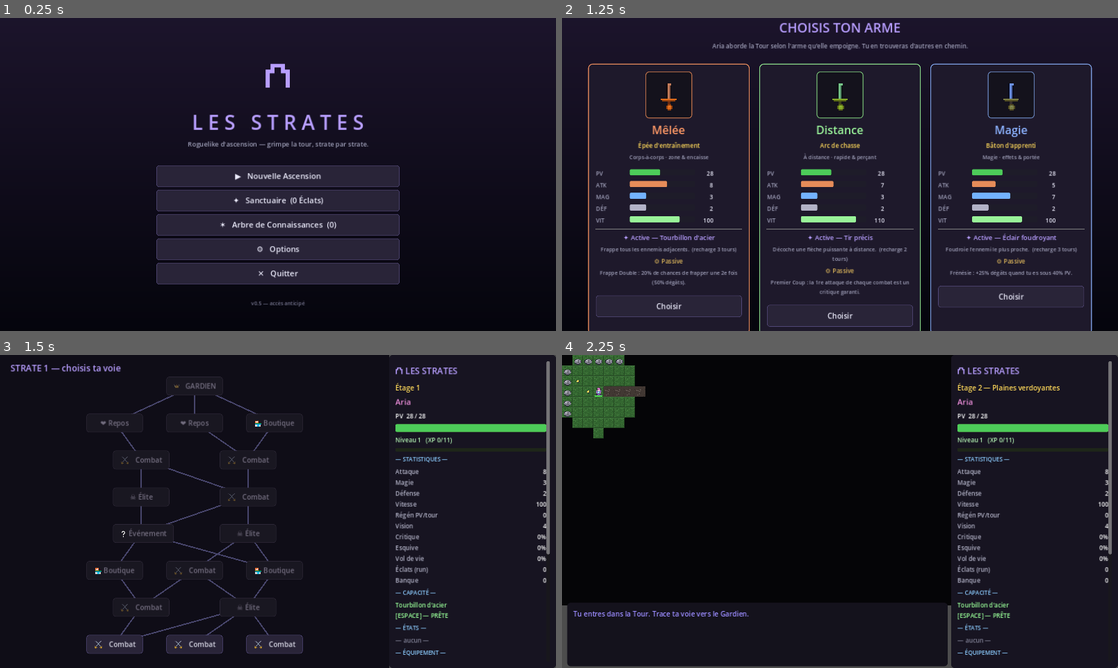
Above: before the commit, frames 1-4 (two rows, left to right).
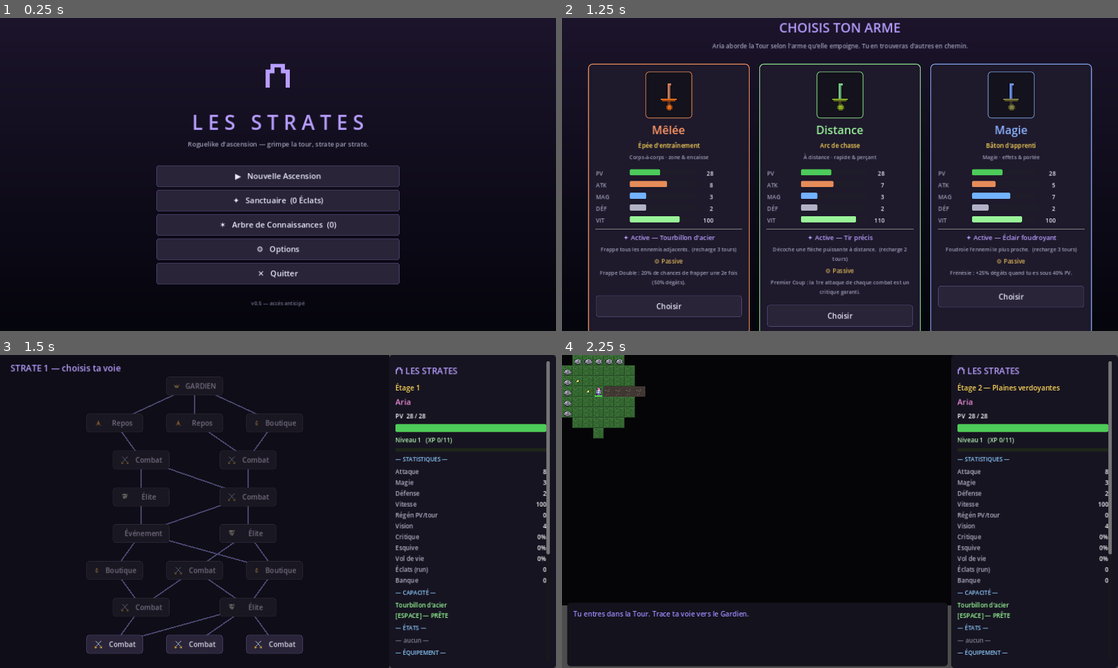
Above: after the commit, the same moments.

Repository: silversoulicious-lgtm/rpg-rogue-like-
Game: Godot game, scene res://scenes/Main.tscn
The game is run twice, just before and just after one commit, with the same random seed, the same clock (stepped at 60 frames per second) and the same inputs.
Inputs:
- Up to frame 1 (0.25 s): no input
- Up to frame 2 (1.25 s): click "▶ Nouvelle Ascension" at 0.5 s
- Up to frame 3 (1.5 s): click "Choisir" at 1.25 s
- Up to frame 4 (2.25 s): click "Combat" at 2 s

Frames 1-2 are identical in both runs. In frame 3, 0.5% of the frame differs, in the area x 17-54%, y 20-82%; in frame 4, nothing differs.

Commit message:
art: complète les icônes de carte (Élite, Boutique, Événement, Repos)
Complète le set des 6 nœuds de la carte à embranchements, dans la même
identité « Les Strates » que le binôme initial :
- Élite : crâne cornu aux orbites de braise (distinct de la couronne du Gardien).
- Boutique : bourse de cuir, ficelle dorée, pièce qui dépasse.
- Événement : sigille arcanique au point d'interrogation cyan.
- Repos : feu de camp (bûches + flamme).

Tous les nœuds affichent désormais une icône pixel-art. Assets régénérés
(Godot 4.3 headless) ; SMOKETEST PASSED.

Co-Authored-By: Claude Opus 4.8 <noreply@anthropic.com>

Diff:
--- a/_assets_gen.gd
+++ b/_assets_gen.gd
@@ -65,9 +65,13 @@
 	_save(_gen_artifact(), "artifact")
 	_save(_gen_potion(), "potion")
 
-	# --- Icônes de la carte à embranchements (binôme initial : combat + gardien) ---
+	# --- Icônes de la carte à embranchements ---
 	_save(_gen_node_combat(), "node_combat")
 	_save(_gen_node_boss(), "node_boss")
+	_save(_gen_node_elite(), "node_elite")
+	_save(_gen_node_shop(), "node_shop")
+	_save(_gen_node_event(), "node_event")
+	_save(_gen_node_rest(), "node_rest")
 
 	# --- Terrain par biome (open world) ---
 	for b in Data.BIOMES:
@@ -675,6 +679,80 @@
 	_diamond(img, 12, 16, 1, EMBER); _px(img, 12, 16, GOLD_L)
 	return img
 
+# Nœud ÉLITE : crâne cornu aux orbites de braise (combat renforcé).
+func _gen_node_elite() -> Image:
+	var img := _new(false)
+	# Petites cornes.
+	_tri_up(img, 6, 7, 1, 4, BONE_D); _tri_up(img, 18, 7, 1, 4, BONE_D)
+	_px(img, 6, 3, BONE); _px(img, 18, 3, BONE)
+	# Crâne.
+	_disc_o(img, 12, 10, 6.0, BONE_D, INK)
+	_disc(img, 12, 9, 5.2, BONE)
+	_ellipse(img, 9, 6, 1.6, 1.3, Color(1, 1, 0.95))
+	# Orbites + lueur de braise.
+	_rect(img, 8, 8, 3, 3, INK); _rect(img, 14, 8, 3, 3, INK)
+	_px(img, 9, 9, EMBER); _px(img, 15, 9, EMBER)
+	_px(img, 9, 8, GOLD_L); _px(img, 15, 8, GOLD_L)
+	_px(img, 12, 12, INK)                              # nasale
+	# Mâchoire + dents.
+	_rect(img, 8, 15, 9, 3, BONE_D); _rect(img, 8, 15, 9, 1, BONE)
+	for tx in range(9, 17, 2):
+		_rect(img, tx, 15, 1, 3, INK)
+	return img
+
+# Nœud BOUTIQUE : bourse de cuir, ficelle dorée, pièce qui dépasse.
+func _gen_node_shop() -> Image:
+	var img := _new(false)
+	var leather := Color(0.45, 0.32, 0.22)
+	var leather_d := leather.darkened(0.35)
+	# Pièce d'or qui dépasse du col.
+	_disc_o(img, 12, 6, 2.3, GOLD, GOLD_D); _px(img, 11, 5, GOLD_L)
+	# Corps de la bourse.
+	_disc_o(img, 12, 15, 7.0, leather_d, INK)
+	_disc(img, 12, 15, 6.0, leather)
+	_ellipse(img, 9, 12, 2.3, 1.6, leather.lightened(0.22))
+	# Col plissé + ficelle.
+	_rect(img, 8, 8, 8, 2, leather_d)
+	_rect(img, 7, 10, 10, 1, GOLD_D); _rect(img, 7, 9, 10, 1, GOLD)
+	# Marque d'or sur la bourse.
+	_diamond(img, 12, 16, 2, GOLD); _px(img, 12, 16, GOLD_L)
+	return img
+
+# Nœud ÉVÉNEMENT : sigille arcanique avec point d'interrogation lumineux.
+func _gen_node_event() -> Image:
+	var img := _new(false)
+	_disc(img, 12, 12, 8.0, Color(ARCANE.r, ARCANE.g, ARCANE.b, 0.25))   # halo
+	_diamond(img, 12, 12, 7, ARCANE.darkened(0.35))
+	_diamond(img, 12, 12, 6, ARCANE)
+	_diamond(img, 12, 12, 4, ARCANE.darkened(0.45))
+	# Point d'interrogation (cyan).
+	_rect(img, 10, 8, 4, 1, CYAN_L)
+	_px(img, 13, 9, CYAN_L); _px(img, 13, 10, CYAN_L)
+	_px(img, 12, 11, CYAN_L); _px(img, 12, 12, CYAN_L)
+	_px(img, 12, 13, CYAN_L)
+	_px(img, 12, 15, Color(1, 1, 1))                  # point
+	return img
+
+# Nœud REPOS : feu de camp (bûches + flamme).
+func _gen_node_rest() -> Image:
+	var img := _new(false)
+	var wood := Color(0.45, 0.32, 0.21)
+	var wood_l := Color(0.55, 0.40, 0.27)
+	# Bûches croisées.
+	_line(img, 5, 19, 16, 15, INK); _line(img, 19, 19, 8, 15, INK)
+	_line(img, 5, 18, 16, 14, wood); _line(img, 6, 18, 17, 14, wood_l)
+	_line(img, 19, 18, 8, 14, wood); _line(img, 18, 18, 7, 14, wood_l)
+	_px(img, 5, 18, wood_l); _px(img, 19, 18, wood_l)
+	# Flamme.
+	_tri_up(img, 12, 15, 4, 10, EMBER.darkened(0.25))
+	_tri_up(img, 12, 15, 3, 8, EMBER)
+	_tri_up(img, 12, 14, 2, 6, GOLD)
+	_px(img, 12, 8, GOLD_L)
+	_px(img, 10, 13, EMBER.lightened(0.1)); _px(img, 14, 13, EMBER)   # langues de feu
+	# Braises au sol.
+	_px(img, 9, 18, EMBER); _px(img, 15, 18, GOLD)
+	return img
+
 # --- Terrain par biome --------------------------------------------------------
 func _gen_ground(a: Color, b: Color) -> Image:
 	var img := _new(true)
Binary file added: assets/node_elite.png
Binary file added: assets/node_event.png
Binary file added: assets/node_rest.png
Binary file added: assets/node_shop.png
